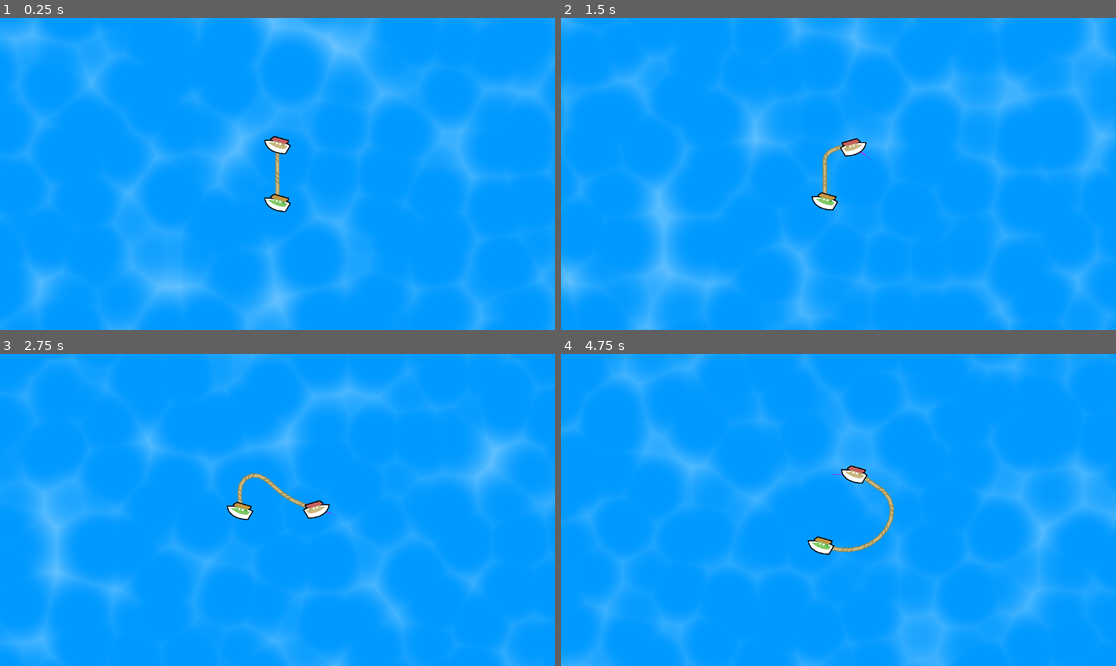
Above: before the commit, frames 1-4 (two rows, left to right).
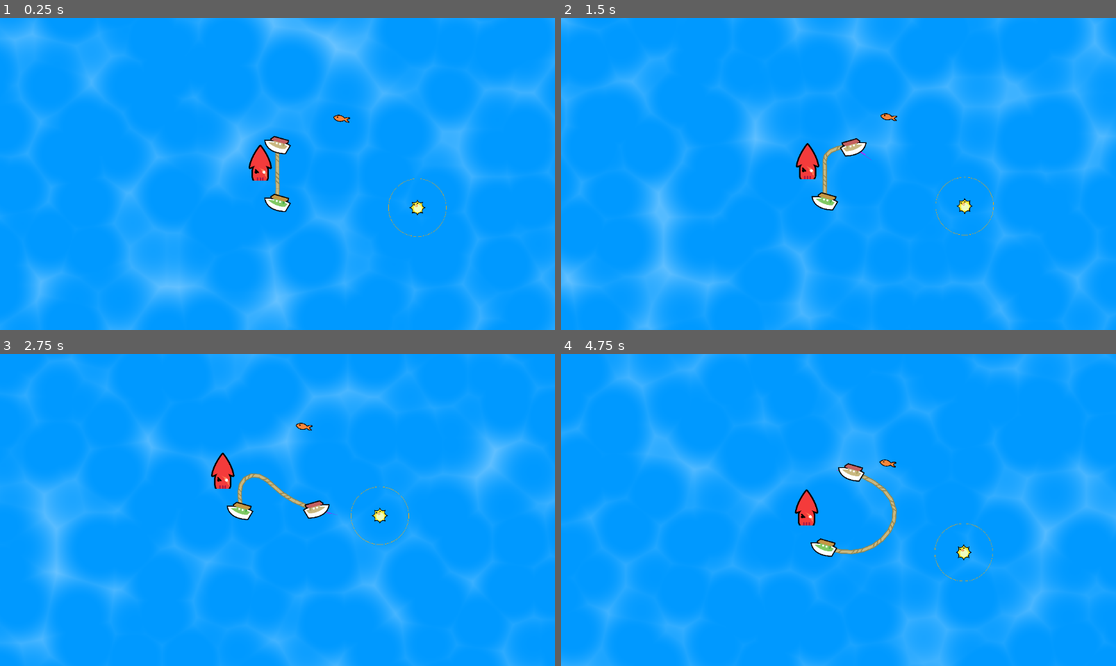
Above: after the commit, the same moments.

Repository: BLooperZ/Evenglide
Game: Godot game, scene res://ropes.tscn
Two runs of this game, one before a commit and one after it. Both use one fixed random seed, a clock stepped at 60 frames per second and the inputs below.
Inputs:
- Up to frame 1 (0.25 s): no input
- Up to frame 2 (1.5 s): hold Right (p1_right) 0.53-1.28 s; hold Down (p1_down) from 1.28 s (still down)
- Up to frame 3 (2.75 s): release Down (p1_down) at 2.03 s; hold Right (p1_right) from 2.03 s (still down)
- Up to frame 4 (4.75 s): release Right (p1_right) at 2.78 s; hold Up (p1_up) 2.78-3.53 s; hold Left (p1_left) from 3.53 s (still down)

The runs differ from the first frame. In frame 1, 0.5% of the frame differs, in the area x 44-81%, y 30-71%; in frame 2, 0.5%; in frame 3, 0.6%; in frame 4, 1.4%, in the area x 42-78%, y 33-73%.

Commit message:
feat: added consumables

Diff:
--- /dev/null
+++ b/consumable.gd
@@ -0,0 +1,74 @@
+@tool
+extends Node2D
+
+@export var num_rays = 10
+@export var ray_size = 20
+@export var draw_gizmo = false
+@export var consume_target: Node2D
+@export_flags_2d_physics var rope_collision_layer
+
+var area: Area2D
+var active_collisions := 0
+
+
+signal onConsumed
+
+func _ready() -> void:
+	area = Area2D.new()
+	area.name = "DetectionArea"
+	area.collision_layer = 0 # It doesn't exist on any layer
+	area.collision_mask = rope_collision_layer # It detects objects on this layer
+	add_child(area)
+
+	# Add shape
+	var collision_shape = CollisionShape2D.new()
+	var shape = CircleShape2D.new()
+	shape.radius = ray_size
+	collision_shape.shape = shape
+	area.add_child(collision_shape)
+
+	# Connect signals
+	area.body_entered.connect(func(_r): active_collisions += 1)
+	area.body_exited.connect(func(_r): active_collisions -= 1)
+
+func is_covered_by_rope() -> bool:
+	var space_state = get_world_2d().direct_space_state
+
+
+	var ray = Vector2.UP
+	var segment_angle = (PI * 2) / num_rays
+
+	for n in num_rays:
+		var query := PhysicsRayQueryParameters2D.create(global_position, global_position + (ray.rotated(segment_angle * n) * ray_size))
+		query.collision_mask = rope_collision_layer # Only detect objects on this layer
+
+		var result := space_state.intersect_ray(query)
+
+		if !result:
+			return false
+
+	return true
+
+func colliding_with_rope():
+	return active_collisions > 0
+
+func _physics_process(delta: float) -> void:
+	if !Engine.is_editor_hint():
+		if colliding_with_rope():
+			if is_covered_by_rope():
+				onConsumed.emit()
+				consume_target.queue_free()
+
+func _process(delta: float) -> void:
+	if draw_gizmo:
+		queue_redraw()
+
+func _draw() -> void:
+	if colliding_with_rope():
+		var ray = Vector2.UP
+		var segment_angle = (PI * 2) / num_rays
+
+		for n in num_rays:
+			draw_line(Vector2.ZERO, ray.rotated(segment_angle * n) * ray_size, Color.ORANGE, 2)
+	else:
+		draw_circle(Vector2.ZERO, ray_size, Color.ORANGE, false, 2)
--- a/ropes.tscn
+++ b/ropes.tscn
@@ -9,6 +9,10 @@
 [ext_resource type="Texture2D" uid="uid://dyol6j0lj2swd" path="res://textures/ship-p2.png" id="5_vpg34"]
 [ext_resource type="Shader" uid="uid://cs3e78axi08jp" path="res://shaders/waterShader.res" id="7_hm786"]
 [ext_resource type="Texture2D" uid="uid://ko72hw1nej0i" path="res://textures/white.png" id="7_tnijs"]
+[ext_resource type="Texture2D" uid="uid://cxodac186hlvn" path="res://textures/objects/fish.png" id="10_hf606"]
+[ext_resource type="Texture2D" uid="uid://klsndgpwkdwe" path="res://textures/objects/kraken.png" id="11_w1djh"]
+[ext_resource type="Texture2D" uid="uid://b6a8xoi0l16sn" path="res://textures/objects/pufferfish_open.png" id="12_32aq6"]
+[ext_resource type="Script" uid="uid://bg84b72l60ijl" path="res://consumable.gd" id="13_32aq6"]
 
 [sub_resource type="ShaderMaterial" id="ShaderMaterial_wbbfn"]
 shader = ExtResource("7_hm786")
@@ -20,7 +24,7 @@
 radius = 70.0286
 
 [sub_resource type="CircleShape2D" id="CircleShape2D_vpg34"]
-radius = 100.0
+radius = 48.0
 
 [node name="Ropes" type="Node2D"]
 
@@ -77,29 +81,48 @@
 scale = Vector2(0.726563, 0.726563)
 texture = ExtResource("5_vpg34")
 
-[node name="RigidBody2D" type="RigidBody2D" parent="."]
+[node name="Fish" type="RigidBody2D" parent="."]
 position = Vector2(444, -182)
 collision_layer = 32
 gravity_scale = 0.0
 freeze = true
 
-[node name="CollisionShape2D" type="CollisionShape2D" parent="RigidBody2D"]
+[node name="CollisionShape2D" type="CollisionShape2D" parent="Fish"]
 shape = SubResource("CircleShape2D_vpg34")
 
-[node name="RigidBody2D2" type="RigidBody2D" parent="."]
-position = Vector2(-581, 433)
+[node name="Sprite2D" type="Sprite2D" parent="Fish"]
+scale = Vector2(0.474708, 0.474708)
+texture = ExtResource("10_hf606")
+
+[node name="Kraken" type="RigidBody2D" parent="."]
+position = Vector2(-119, 119)
 collision_layer = 32
 gravity_scale = 0.0
 freeze = true
 
-[node name="CollisionShape2D" type="CollisionShape2D" parent="RigidBody2D2"]
+[node name="CollisionShape2D" type="CollisionShape2D" parent="Kraken"]
 shape = SubResource("CircleShape2D_vpg34")
 
-[node name="RigidBody2D3" type="RigidBody2D" parent="."]
+[node name="Sprite2D" type="Sprite2D" parent="Kraken"]
+texture = ExtResource("11_w1djh")
+
+[node name="Pufferfish" type="RigidBody2D" parent="."]
 position = Vector2(968, 433)
 collision_layer = 32
 gravity_scale = 0.0
 freeze = true
 
-[node name="CollisionShape2D" type="CollisionShape2D" parent="RigidBody2D3"]
+[node name="CollisionShape2D" type="CollisionShape2D" parent="Pufferfish"]
 shape = SubResource("CircleShape2D_vpg34")
+
+[node name="Sprite2D" type="Sprite2D" parent="Pufferfish"]
+scale = Vector2(0.4375, 0.4375)
+texture = ExtResource("12_32aq6")
+
+[node name="Consumable" type="Node2D" parent="Pufferfish" node_paths=PackedStringArray("consume_target")]
+script = ExtResource("13_32aq6")
+num_rays = 8
+ray_size = 200
+draw_gizmo = true
+consume_target = NodePath("..")
+rope_collision_layer = 16
Not shown, added: consumable.gd.uid
Not shown: 1 places in ropes.tscn that only renumber resources
Binary file added: textures/objects/fish.png
Not shown, added: textures/objects/fish.png.import
Binary file added: textures/objects/kraken.png
Not shown, added: textures/objects/kraken.png.import
Binary file added: textures/objects/pufferfish_open.png
Not shown, added: textures/objects/pufferfish_open.png.import
Binary file added: textures/objects/tentacle.png
Not shown, added: textures/objects/tentacle.png.import
